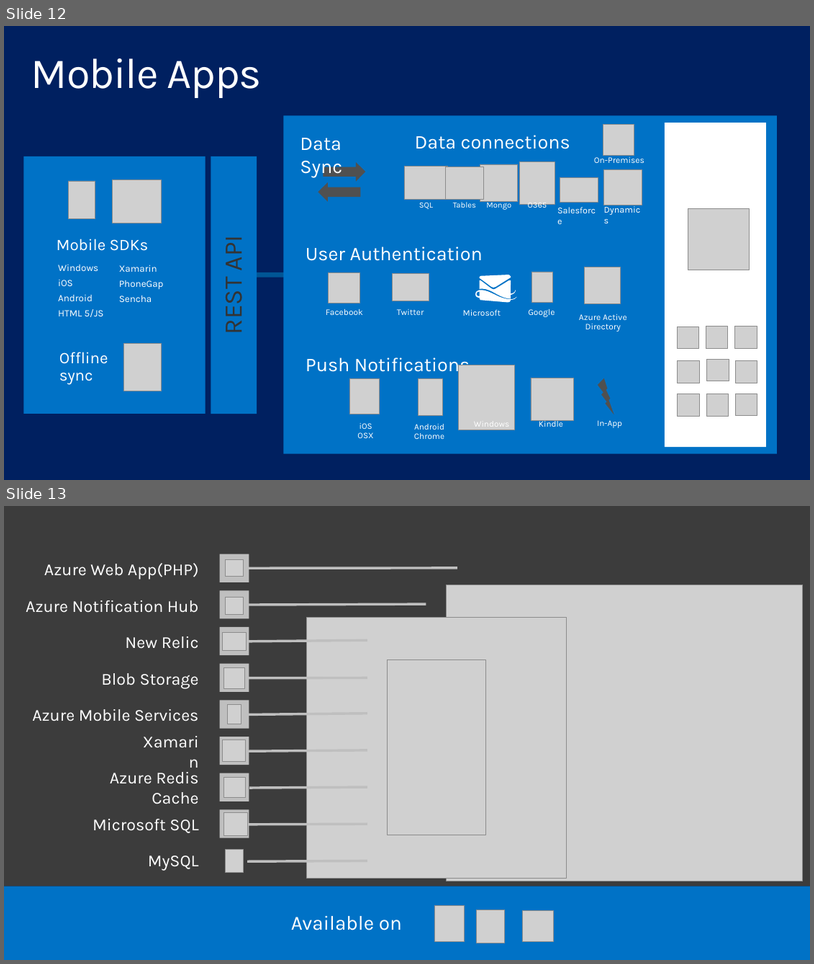
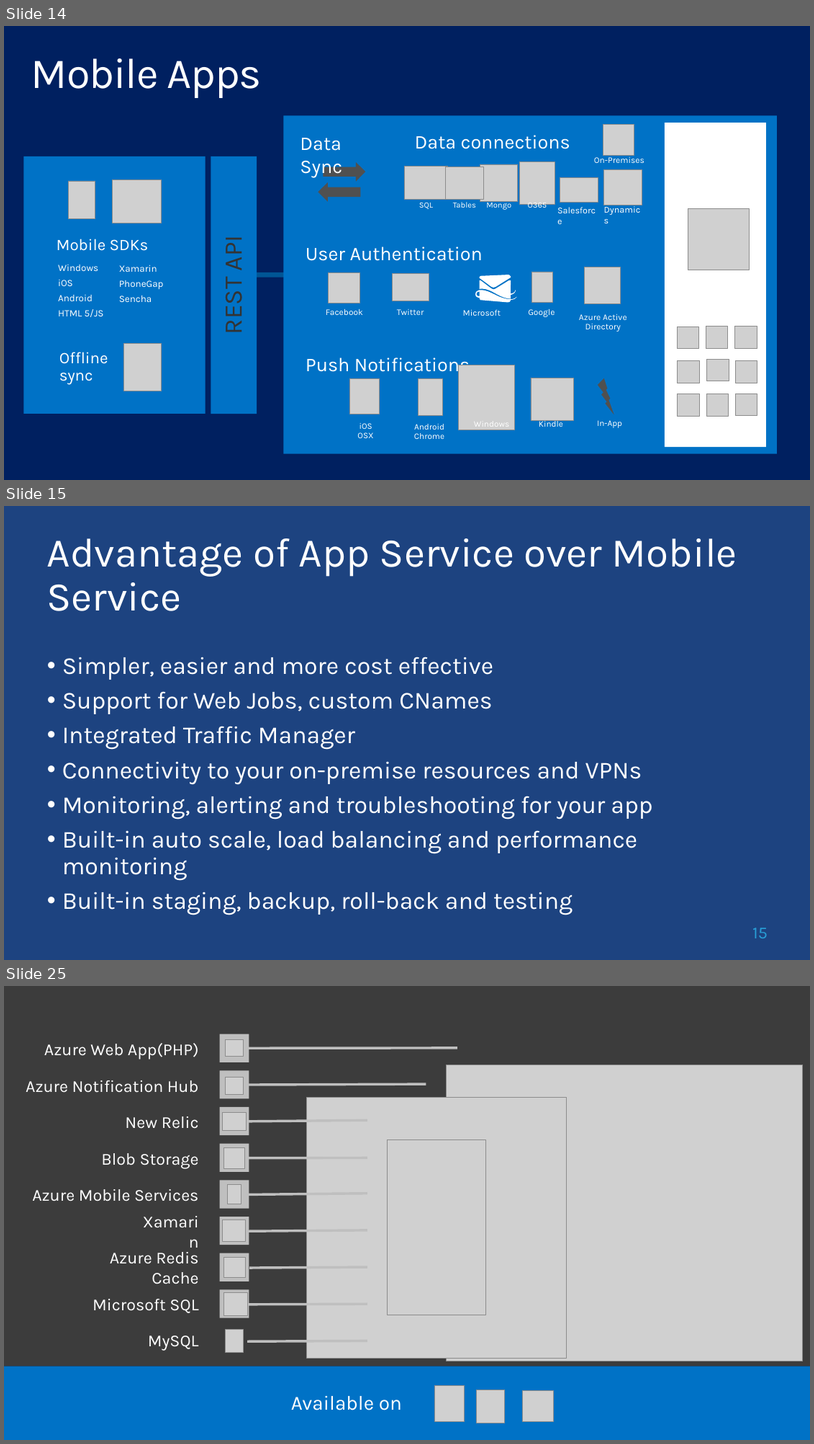
Before and after one commit to kunal-chowdhury/Public-Speakings, a slide deck: 12-Nov-2016, Microsoft Azure MVP Bootcamp/Azure App Services and Universal Windows Platform.pptx. Shown one above the other, each under a label of ours: slides 12 and 13 before the commit, slides 14, 15 and 25 after it; the slides between them are not shown. The pictures are 814x964 and 814x1444 pixels, drawn with LibreOffice and Linux fonts; fonts in the diff are those of the drawing; grey boxes stand for pictures; background and template pictures are left out. Boxes give left, top, right and bottom in pixels: in the first picture for what was removed or moved away, otherwise in the second. Text is boxed around its words. In the diff, an @@ line names an element or a change of style, - is before the commit and + after.

Commit message:
Updated slide 'Azure App Services and Universal Windows Platform' for 'Azure MVP Bootcamp'

```diff
--- a/12-Nov-2016, Microsoft Azure MVP Bootcamp/Azure App Services and Universal Windows Platform.pptx
+++ b/12-Nov-2016, Microsoft Azure MVP Bootcamp/Azure App Services and Universal Windows Platform.pptx
@@ slide 15 added at (x1=4, y1=506, x2=810, y2=960), background picture (left out) @@
@@ title added at (x1=47, y1=538, x2=738, y2=611), 49.6 pt, text #FFFFFF @@
+Advantage of App Service over Mobile Service
@@ text added at (x1=62, y1=656, x2=653, y2=909), 29.6 pt, text #FFFFFF @@
+• Simpler, easier and more cost effective
+• Support for Web Jobs, custom CNames
+• Integrated Traffic Manager
+• Connectivity to your on-premise resources and VPNs
+• Monitoring, alerting and troubleshooting for your app
+• Built-in auto scale, load balancing and performance monitoring
+• Built-in staging, backup, roll-back and testing
@@ page number added at (x1=753, y1=927, x2=768, y2=938), 20.4 pt, text #289FD7 @@
+15
@@ what was slide 12 is now slide 14 @@
@@ what was slide 13 is now slide 25 @@
```
Also in this commit, not shown: 3 slides changed, 13 other slides added, 4 slides removed.
